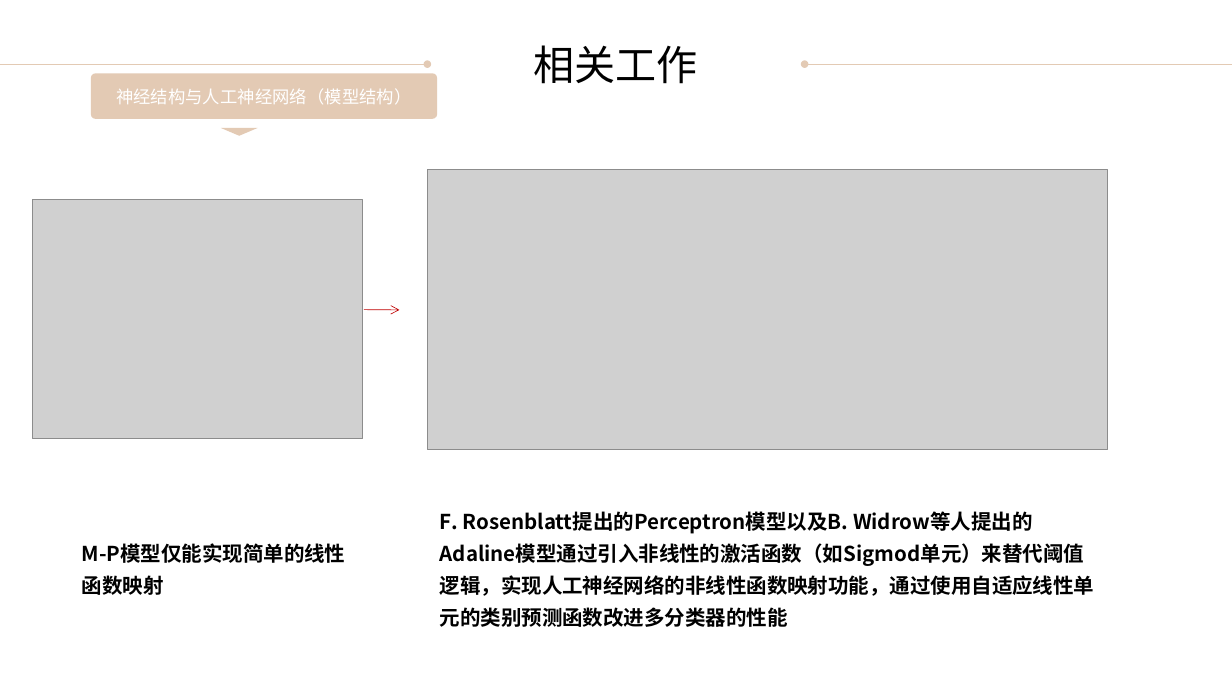
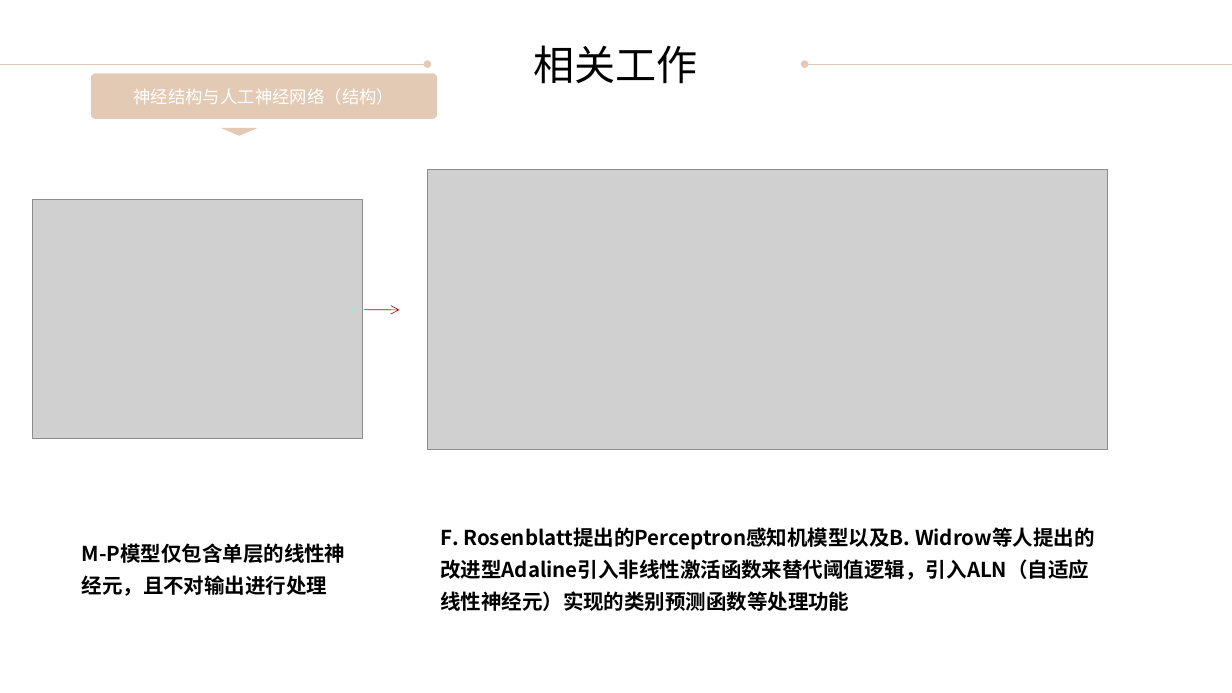
Before and after one commit to DonquixoteGarry/Vote_System, a slide deck: slide 5 of essay_code/ppt/毕业答辩ppt.pptx. Drawn at 1232x693 pixels with LibreOffice and Linux fonts; fonts in the diff are those of the drawing; grey boxes stand for pictures. Boxes give left, top, right and bottom in pixels: in the first picture for what was removed or moved away, otherwise in the second. Text is boxed around its words. In the diff, an @@ line names an element or a change of style, - is before the commit and + after.

Commit message:
ppt update 2

```diff
--- a/essay_code/ppt/毕业答辩ppt.pptx
+++ b/essay_code/ppt/毕业答辩ppt.pptx
@@ text in rounded rectangle at (x1=133, y1=88, x2=394, y2=104): text changed @@
-神经结构与人工神经网络（模型结构）
+神经结构与人工神经网络（结构）
@@ text at (x1=440, y1=527, x2=1089, y2=611): text changed @@
-F. Rosenblatt提出的Perceptron模型以及B. Widrow等人提出的Adaline模型通过引入非线性的激活函数（如Sigmod单元）来替代阈值逻辑，实现人工神经网络的非线性函数映射功能，通过使用自适应线性单元的类别预测函数改进多分类器的性能
+F. Rosenblatt提出的Perceptron感知机模型以及B. Widrow等人提出的改进型Adaline引入非线性激活函数来替代阈值逻辑，引入ALN（自适应线性神经元）实现的类别预测函数等处理功能
@@ text at (x1=82, y1=543, x2=346, y2=596): text changed @@
-M-P模型仅能实现简单的线性函数映射
+M-P模型仅包含单层的线性神经元，且不对输出进行处理
```
Also in this commit, not shown: 4 other slides changed, 1 slide added, 2 other files.
